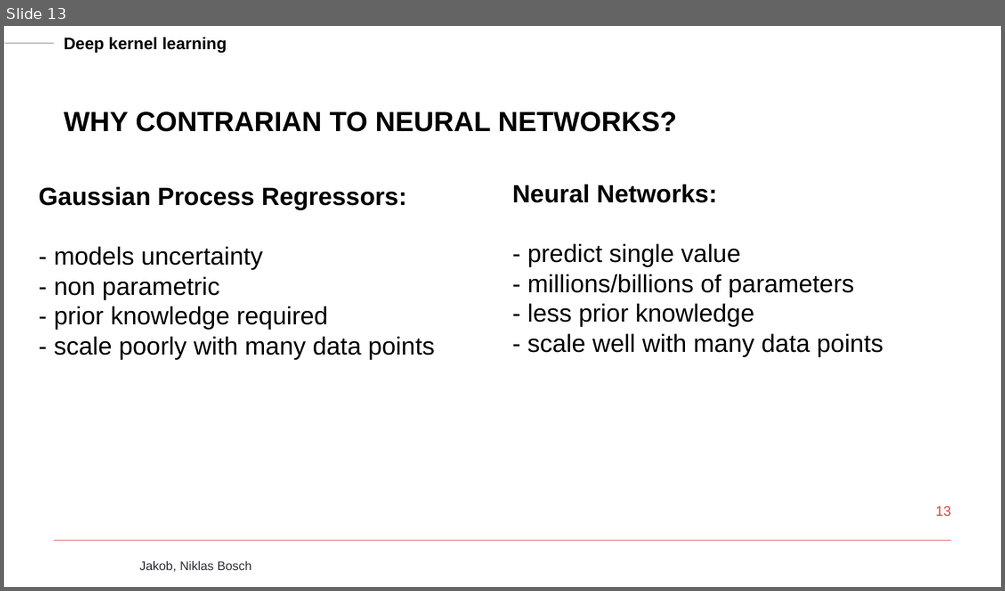
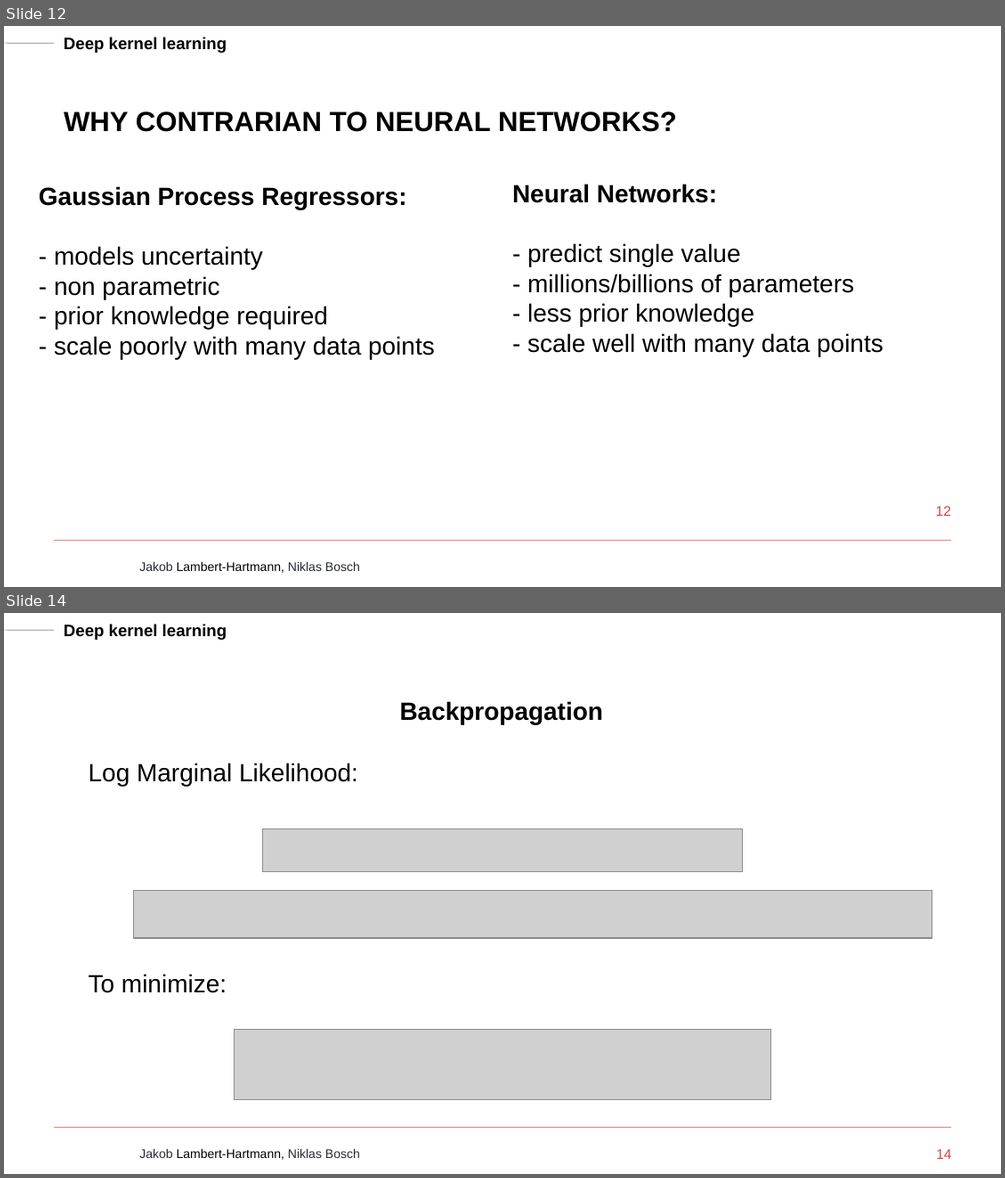
Before and after one commit to Naehrwerte/deep-kernel-learning, a slide deck: slides/jakob-slides.pptx. Shown one above the other, each under a label of ours: slide 13 before the commit, slides 12 and 14 after it; the slides between them are not shown. The pictures are 1005x591 and 1005x1178 pixels, drawn with LibreOffice and Linux fonts; fonts in the diff are those of the drawing; grey boxes stand for pictures; background and template pictures are left out. Boxes give left, top, right and bottom in pixels: in the first picture for what was removed or moved away, otherwise in the second. Text is boxed around its words. In the diff, an @@ line names an element or a change of style, - is before the commit and + after.

```diff
--- a/slides/jakob-slides.pptx
+++ b/slides/jakob-slides.pptx
@@ slide 14 added at bbox=[4, 613, 1001, 1174], background #FFFFFF; not listed: 4 template elements that a slide beside it also shows @@
@@ text added at bbox=[400, 701, 603, 725], 18 pt, text #000000, bold @@
+Backpropagation
@@ text added at bbox=[89, 763, 358, 786], 18 pt, text #000000 @@
+Log Marginal Likelihood:
@@ picture added at bbox=[263, 828, 743, 871] @@
@@ picture added at bbox=[134, 890, 932, 938] @@
@@ text added at bbox=[89, 973, 226, 993], 18 pt, text #000000 @@
+To minimize:
@@ picture added at bbox=[235, 1030, 771, 1101] @@
@@ page number added at bbox=[936, 1149, 951, 1159], 10 pt, text #D8413E @@
+14
@@ what was slide 13 is now slide 12 @@
@@ slide 12 changed as well @@
@@ page number at bbox=[936, 506, 951, 516]: text changed @@
-13
+12
@@ text at bbox=[139, 562, 360, 572]: text changed; text colour #262A31 to #000000 @@
-Jakob, Niklas Bosch
+Jakob Lambert-Hartmann, Niklas Bosch
```
Also in this commit, not shown: 12 other slides changed, 4 other slides added, 4 slides removed.
